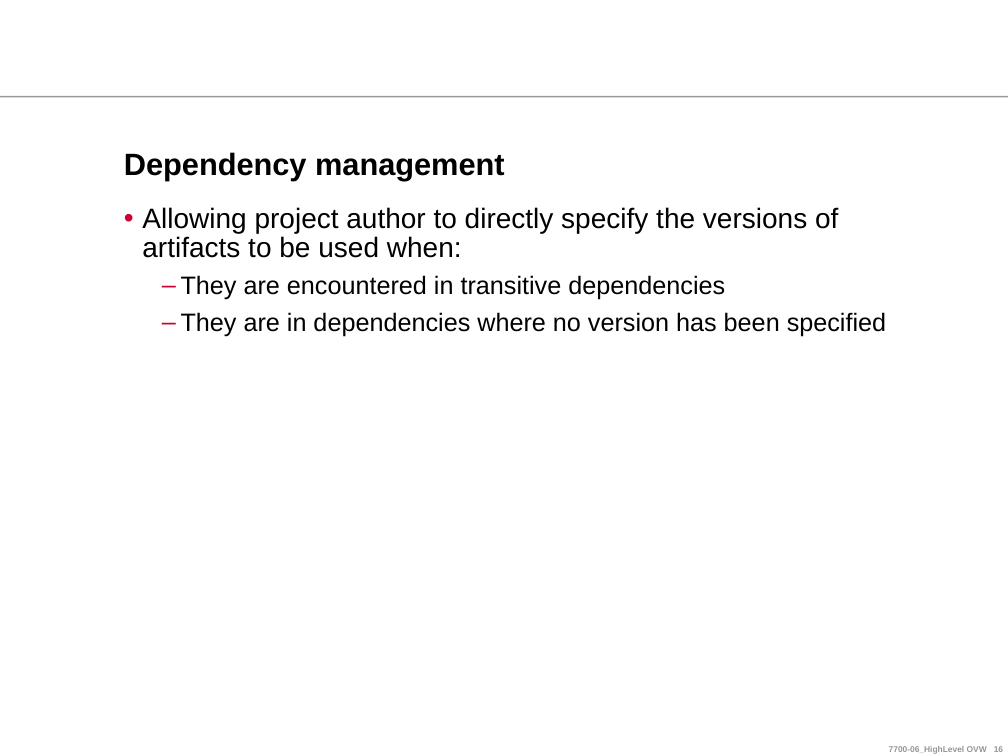
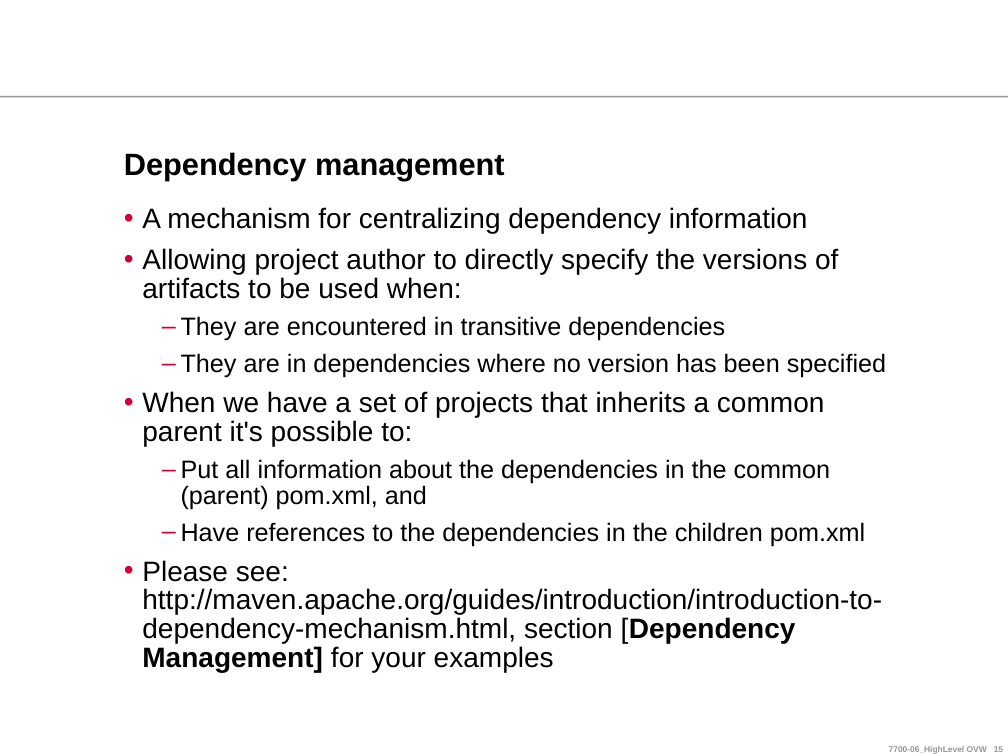
Before and after one commit to ndlongit/longnd-data, a slide deck: slide 15 of Document/Tutorial/[Presentation] Maven.ppt (slide 16 before the commit). Drawn at 1008x756 pixels with LibreOffice and Linux fonts; fonts in the diff are those of the drawing; background and template pictures are left out. Boxes give left, top, right and bottom in pixels: in the first picture for what was removed or moved away, otherwise in the second. Text is boxed around its words. In the diff, an @@ line names an element or a change of style, - is before the commit and + after.

```diff
--- a/Document/Tutorial/[Presentation] Maven.ppt
+++ b/Document/Tutorial/[Presentation] Maven.ppt
@@ text at (142,207,808,234): paragraph added @@
+• A mechanism for centralizing dependency information
@@ text at (142,391,882,672): paragraphs added @@
+• When we have a set of projects that inherits a common parent it's possible to:
+  – Put all information about the dependencies in the common (parent) pom.xml, and
+  – Have references to the dependencies in the children pom.xml
+• Please see: http://maven.apache.org/guides/introduction/introduction-to-dependency-mechanism.html, section [Dependency Management] for your examples
```
Also in this commit, not shown: 3 other slides changed, 1 slide removed.
